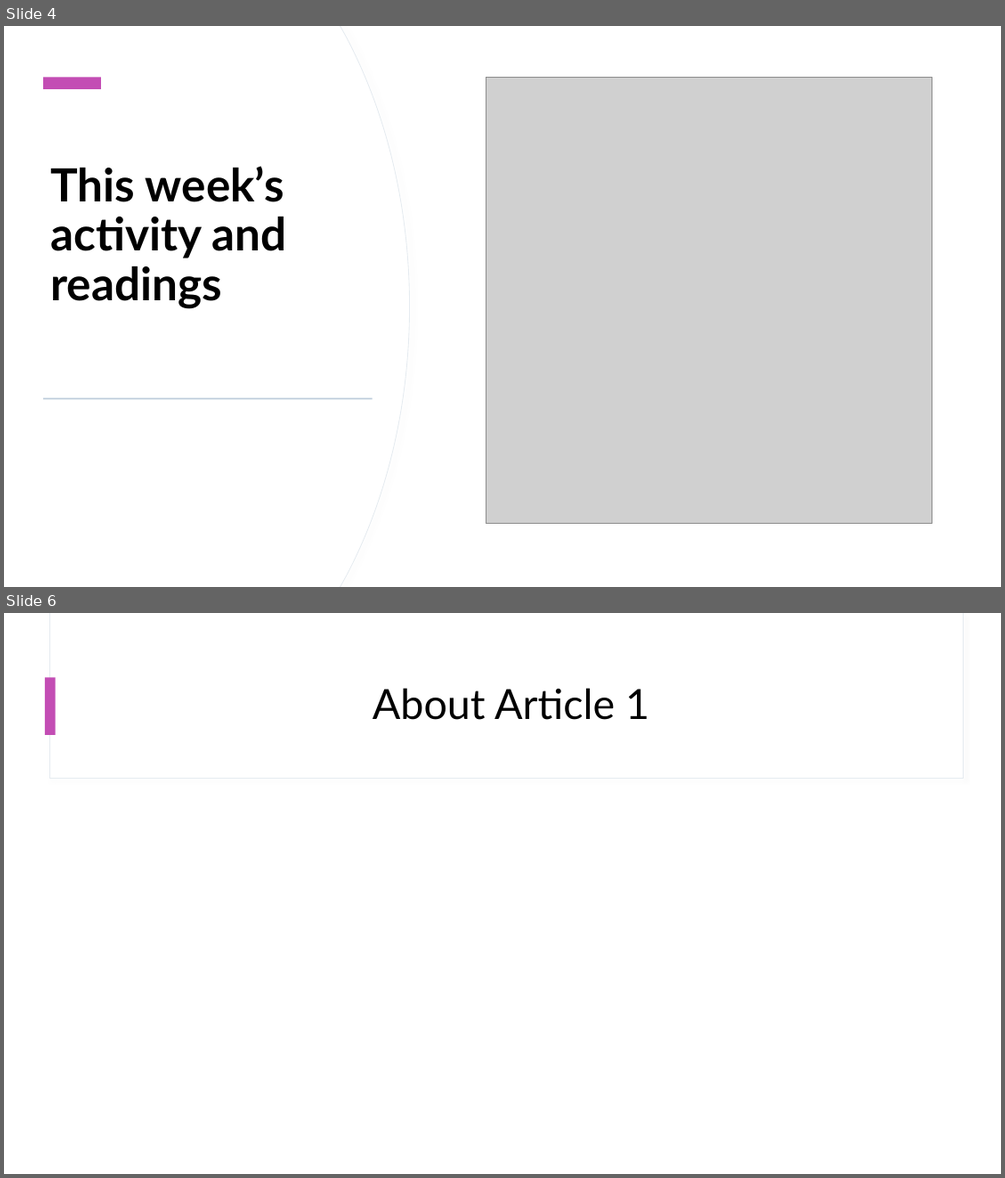
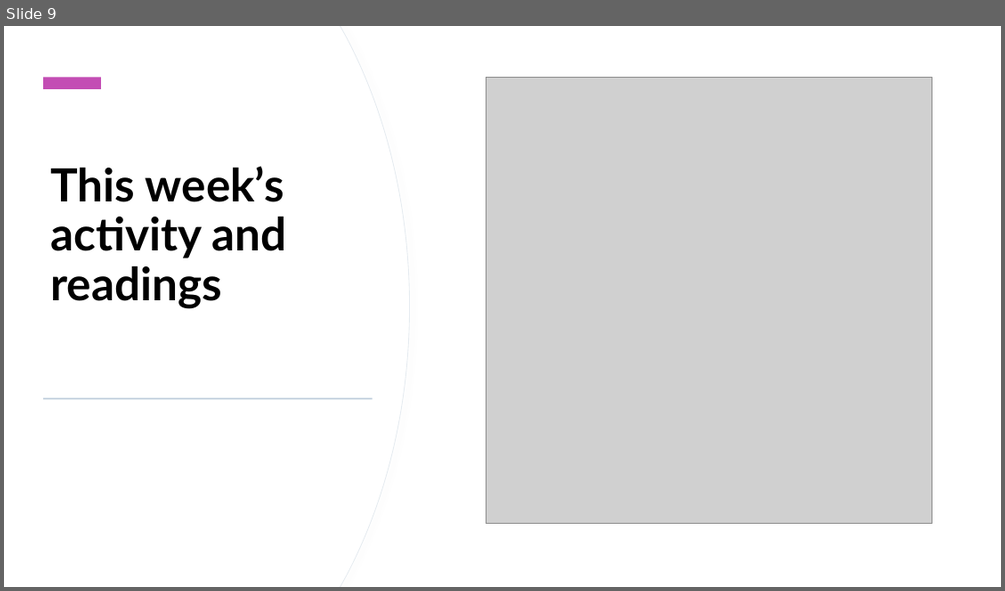
Before and after one commit to StephenCole19/Summer2020, a slide deck: soci2534/midterm/SOCIMidterm.pptx. Shown one above the other, each under a label of ours: slides 4 and 6 before the commit, slide 9 after it; the slides between them are not shown. The pictures are 1005x1178 and 1005x591 pixels, drawn with LibreOffice and Linux fonts; fonts in the diff are those of the drawing; grey boxes stand for pictures. Boxes give left, top, right and bottom in pixels: in the first picture for what was removed or moved away, otherwise in the second. Text is boxed around its words. In the diff, an @@ line names an element or a change of style, - is before the commit and + after.

```diff
--- a/soci2534/midterm/SOCIMidterm.pptx
+++ b/soci2534/midterm/SOCIMidterm.pptx
@@ slide 6 removed at (4, 613, 1001, 1174), background #FFFFFF; not listed: 2 template elements that a slide beside it also shows @@
@@ rectangle removed at (45, 677, 56, 735) @@
@@ title removed at (372, 688, 649, 720) @@
-About Article 1
@@ what was slide 4 is now slide 9 @@
```
Also in this commit, not shown: 4 slides changed, 7 slides added, 8 other slides removed, 16 other files.
